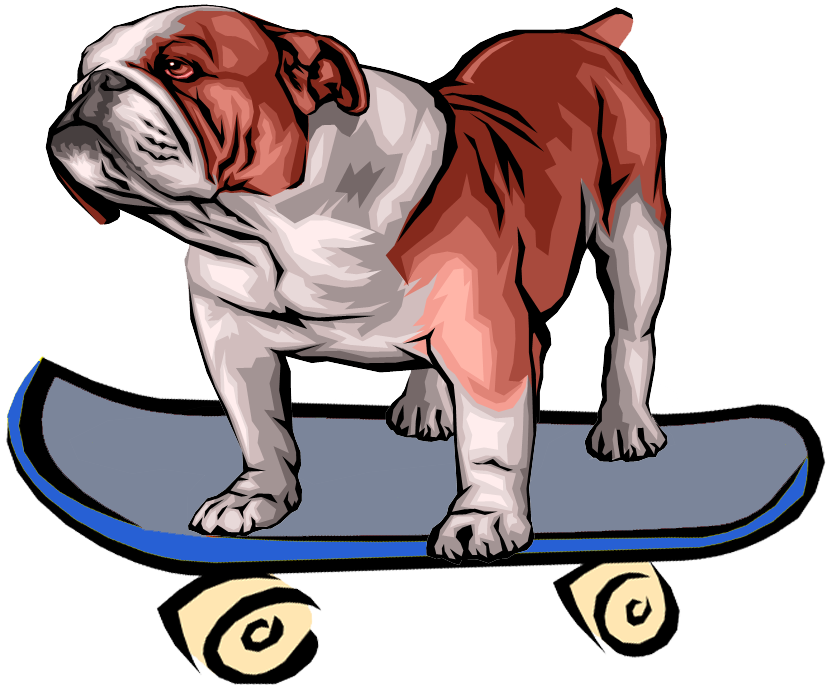
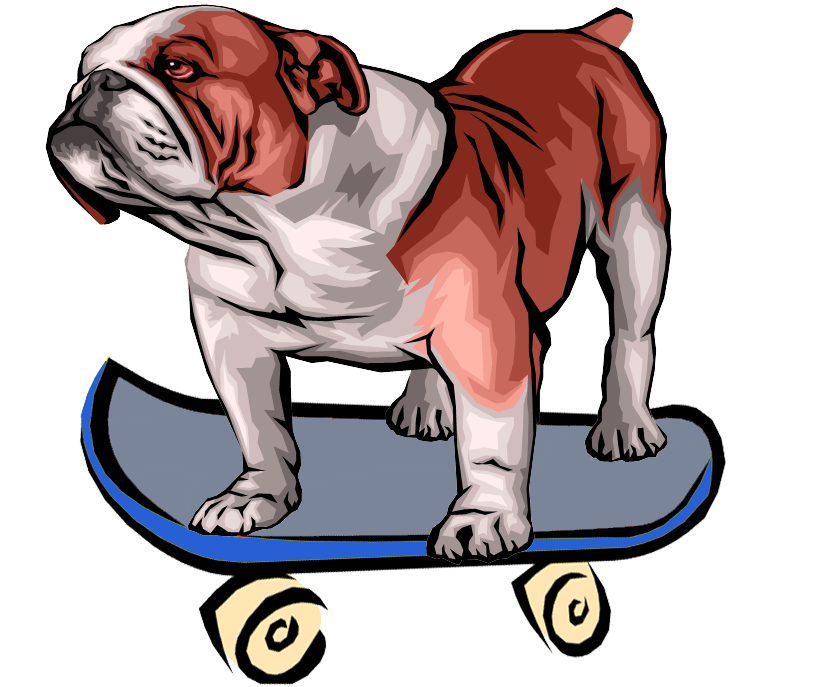
Layer changes from the first w=828, h=687 image to the second:
painted on "Layer 1" over [6, 355, 826, 685]
